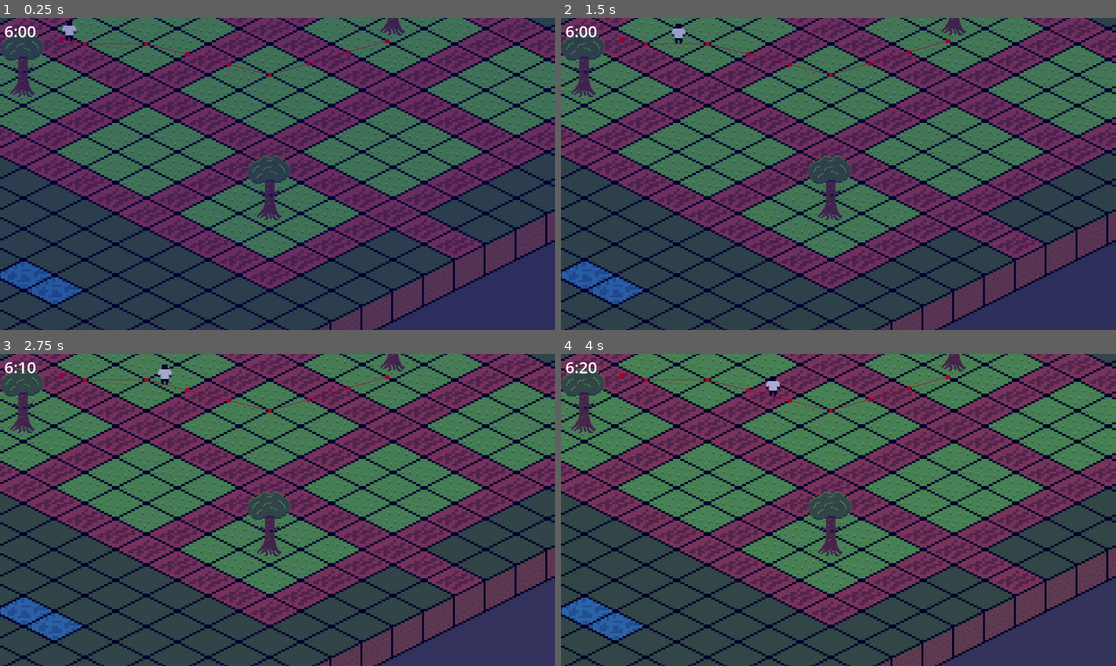
Above: before the commit, frames 1-4 (two rows, left to right).
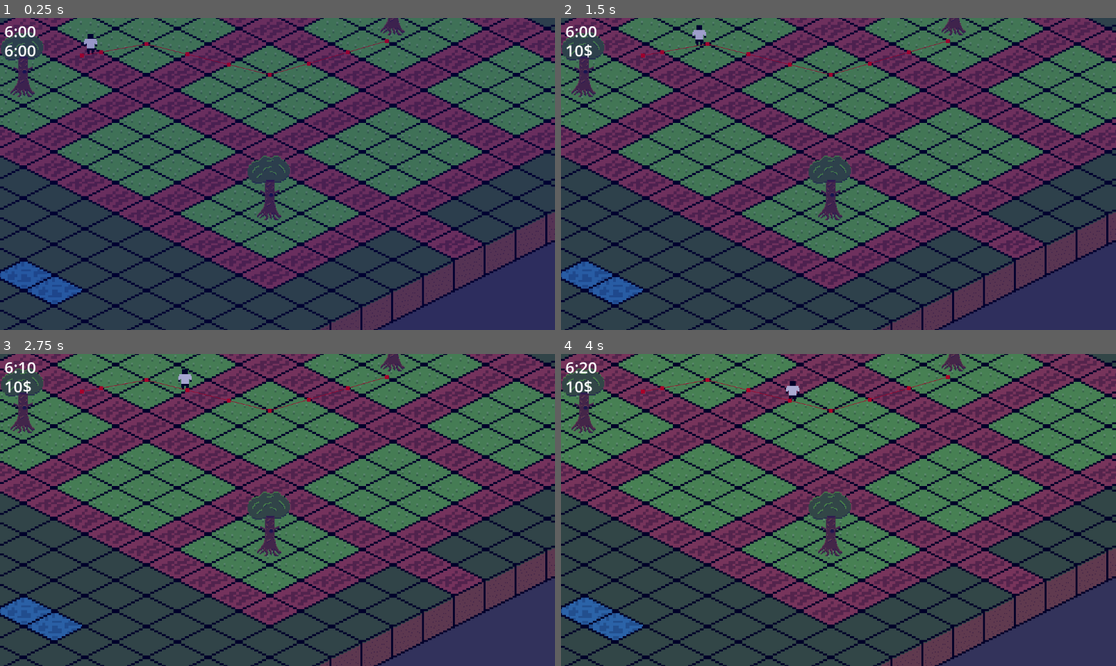
Above: after the commit, the same moments.

Repository: bombasticSlacks/Ok-Orchard
Game: Godot game, scene res://main.tscn
Same seed, same stepped clock (60 frames per second), same inputs: the game is played once before the commit and once after it.
Inputs:
- Up to frame 1 (0.25 s): no input
- Up to frame 2 (1.5 s): no input
- Up to frame 3 (2.75 s): no input
- Up to frame 4 (4 s): no input

The runs differ from the first frame. In frame 1, 0.4% of the frame differs, in the area x 0-27%, y 0-13%; in frame 2, 0.4%; in frame 3, 0.4%, in the area x 1-35%, y 3-13%; in frame 4, 0.4%.

Commit message:
Pawns Pay

Diff:
--- a/Scripts/Game.gd
+++ b/Scripts/Game.gd
@@ -11,6 +11,7 @@
 var clock
 var daytime_ambience
 var nighttime_ambience
+var money_display
 
 # Plots the game tracks
 @export var plots: Plot
@@ -34,6 +35,8 @@
 	clock = get_node("UI/Clock")
 	daytime_ambience = get_node("DaytimeAmbience")
 	nighttime_ambience = get_node("NighttimeAmbience")
+	money_display = get_node("UI/MoneyDisplay")
+	player = get_node("Player")
 	timer.timeout.connect(_tick)
 
 # Called every frame. 'delta' is the elapsed time since the previous frame.
@@ -81,6 +84,7 @@
 
 	var formatted_time = _format_time(current_hour, current_minute)
 	clock.set_text(formatted_time)
+	money_display.set_text(String.num_int64(player.money) + "$")
 
 	if current_ticks >= day_ticks:
 		current_ticks = 0
--- a/Scripts/Pawn.gd
+++ b/Scripts/Pawn.gd
@@ -5,9 +5,16 @@
 # Current Target Position
 @export var movement_target_position: Vector2 = Vector2(40.0, 500.0)
 var idle: bool = false
+# Time till a pawn thinks
+const think_ticks = 30
+var tick_count = think_ticks
+
+var current_target: Plot
 
 # Our Navigation Routines
 @onready var navigation_agent: NavigationAgent2D = $NavigationAgent2D
+
+@onready var player: Player = get_node("/root/main/Player")
 
 # All Attractions
 var attractions: Array[Plot]
@@ -17,6 +24,7 @@
 # Uninterested has a higher weight for doing nothing
 # Walker likes to go farther away
 enum Mood {HUNGRY, UNINTERESTED, WALKER}
+
 
 func _ready():
 	# These values need to be adjusted for the actor's speed
@@ -34,9 +42,8 @@
 		if attraction.built:
 			attractions.append(attraction)
 
-	# Get a timer so we can register ticks
-	# var timer = get_node("/root/Timer")
-	# timer.timeout.connect(_tick)
+	var timer = get_node("/root/main/Timer")
+	timer.timeout.connect(_tick)
 
 func actor_setup():
 	# Wait for the first physics frame so the NavigationServer can sync.
@@ -53,10 +60,9 @@
 	if navigation_agent.is_navigation_finished():
 		# If we are idle just skip movement
 		if (!idle):
+			idle = true
 			velocity = Vector2()
 			_spend()
-			# TODO Remove with timer
-			_think()
 		return
 
 
@@ -68,10 +74,16 @@
 
 # Simplified Processing Only Runs When A Root Level Timer Finishes
 func _tick():
-	pass
+	tick_count -= 1
+	if tick_count <= 0:
+		_think()
+
 
 # Think About Where To Go Next
 func _think():
+	# Stop being idle
+	idle = false
+
 	# We want to go to something of interest
 	var best: Plot
 
@@ -80,9 +92,19 @@
 
 	best = attractions.pick_random()
 
-	movement_target_position = best.global_position
+	if current_target && best.name == current_target.name:
+		movement_target_position = global_position + Vector2(randf_range(-150, 150), randf_range(-150, 150))
+		current_target = null
+	else:
+		movement_target_position = best.global_position
+		current_target = best
 	set_movement_target(movement_target_position)
+
+
+	# Reset Counter
+	tick_count = think_ticks
 
 # Spend Money When Arriving
 func _spend():
-	pass
+	# TODO define money a tree is worth
+	player.money += 10
--- a/Scripts/Player.gd
+++ b/Scripts/Player.gd
@@ -8,9 +8,7 @@
 
 # Called when the node enters the scene tree for the first time.
 func _ready():
-	var timer = get_node("/root/Timer")
-	timer.timeout.connect(_tick)
-
+	pass
 # Called every frame. 'delta' is the elapsed time since the previous frame.
 func _process(delta):
 	pass
--- a/main.tscn
+++ b/main.tscn
@@ -1,4 +1,5 @@
-[gd_scene load_steps=10 format=3 uid="uid://dx3k80toaks7p"]
+[gd_scene load_steps=11 format=3 uid="uid://dx3k80toaks7p"]
+
 
 [ext_resource type="PackedScene" uid="uid://dq131ceghv4bt" path="res://orchard.tscn" id="1_5bpqt"]
 [ext_resource type="Script" path="res://Scripts/Game.gd" id="1_nahm6"]
@@ -8,6 +9,7 @@
 [ext_resource type="Texture2D" uid="uid://du1wx4xcmn602" path="res://Assets/TreeBase.png" id="5_822cv"]
 [ext_resource type="AudioStream" uid="uid://bfcdq82b3wajb" path="res://Assets/birds.mp3" id="7_gxyii"]
 [ext_resource type="AudioStream" uid="uid://44dtet58v8lh" path="res://Assets/night-ambience.mp3" id="8_52myp"]
+[ext_resource type="Script" path="res://Scripts/Player.gd" id="7_dj4wc"]
 
 [sub_resource type="CircleShape2D" id="CircleShape2D_l58xx"]
 radius = 2.0
@@ -20,8 +22,8 @@
 layer_0/tile_data = PackedInt32Array(-1, 0, 65536, -65537, 0, 0, -131072, 0, 65536, -65536, 0, 0, 0, 0, 65536, -65534,  …(7376 unchanged characters)…
 
 [node name="Pawn" type="CharacterBody2D" parent="TileMap"]
-top_level = true
-position = Vector2(-125, -40)
+z_index = 1
+position = Vector2(-131, -36)
 motion_mode = 1
 script = ExtResource("2_yo2sw")
 
@@ -37,6 +39,7 @@
 shape = SubResource("CircleShape2D_l58xx")
 
 [node name="Plot" type="StaticBody2D" parent="TileMap" groups=["plots"]]
+z_index = 1
 position = Vector2(64, 0)
 script = ExtResource("4_wgdl0")
 
@@ -47,6 +50,7 @@
 [node name="Sprite2D" type="Sprite2D" parent="TileMap/Plot"]
 
 [node name="Plot2" type="StaticBody2D" parent="TileMap" groups=["plots"]]
+z_index = 1
 position = Vector2(64, 128)
 script = ExtResource("4_wgdl0")
 built = true
@@ -60,6 +64,7 @@
 texture = ExtResource("5_822cv")
 
 [node name="Plot3" type="StaticBody2D" parent="TileMap" groups=["plots"]]
+z_index = 1
 position = Vector2(192, 64)
 script = ExtResource("4_wgdl0")
 
@@ -70,6 +75,7 @@
 [node name="Sprite2D" type="Sprite2D" parent="TileMap/Plot3"]
 
 [node name="Plot4" type="StaticBody2D" parent="TileMap" groups=["plots"]]
+z_index = 1
 position = Vector2(-64, 64)
 script = ExtResource("4_wgdl0")
 
@@ -80,6 +86,7 @@
 [node name="Sprite2D" type="Sprite2D" parent="TileMap/Plot4"]
 
 [node name="Plot5" type="StaticBody2D" parent="TileMap" groups=["plots"]]
+z_index = 1
 position = Vector2(-192, 0)
 script = ExtResource("4_wgdl0")
 built = true
@@ -93,6 +100,7 @@
 texture = ExtResource("5_822cv")
 
 [node name="Plot6" type="StaticBody2D" parent="TileMap" groups=["plots"]]
+z_index = 1
 position = Vector2(-64, -64)
 script = ExtResource("4_wgdl0")
 
@@ -103,6 +111,7 @@
 [node name="Sprite2D" type="Sprite2D" parent="TileMap/Plot6"]
 
 [node name="Plot7" type="StaticBody2D" parent="TileMap" groups=["plots"]]
+z_index = 1
 position = Vector2(64, -128)
 script = ExtResource("4_wgdl0")
 
@@ -113,6 +122,7 @@
 [node name="Sprite2D" type="Sprite2D" parent="TileMap/Plot7"]
 
 [node name="Plot8" type="StaticBody2D" parent="TileMap" groups=["plots"]]
+z_index = 1
 position = Vector2(192, -64)
 script = ExtResource("4_wgdl0")
 built = true
@@ -126,6 +136,7 @@
 texture = ExtResource("5_822cv")
 
 [node name="Plot9" type="StaticBody2D" parent="TileMap" groups=["plots"]]
+z_index = 1
 position = Vector2(320, 0)
 script = ExtResource("4_wgdl0")
 
@@ -136,6 +147,7 @@
 [node name="Sprite2D" type="Sprite2D" parent="TileMap/Plot9"]
 
 [node name="Timer" type="Timer" parent="."]
+unique_name_in_owner = true
 wait_time = 0.3
 autostart = true
 
@@ -150,6 +162,14 @@
 offset_top = 4.0
 offset_right = 150.0
 offset_bottom = 51.0
+theme_override_font_sizes/normal_font_size = 33
+text = "6:00"
+
+[node name="MoneyDisplay" type="RichTextLabel" parent="UI"]
+offset_left = 9.0
+offset_top = 44.0
+offset_right = 150.0
+offset_bottom = 91.0
 theme_override_font_sizes/normal_font_size = 33
 text = "6:00"
 
@@ -173,3 +193,6 @@
 [node name="NighttimeAmbience" type="AudioStreamPlayer2D" parent="."]
 stream = ExtResource("8_52myp")
 autoplay = true
+
+[node name="Player" type="Node" parent="."]
+script = ExtResource("7_dj4wc")
